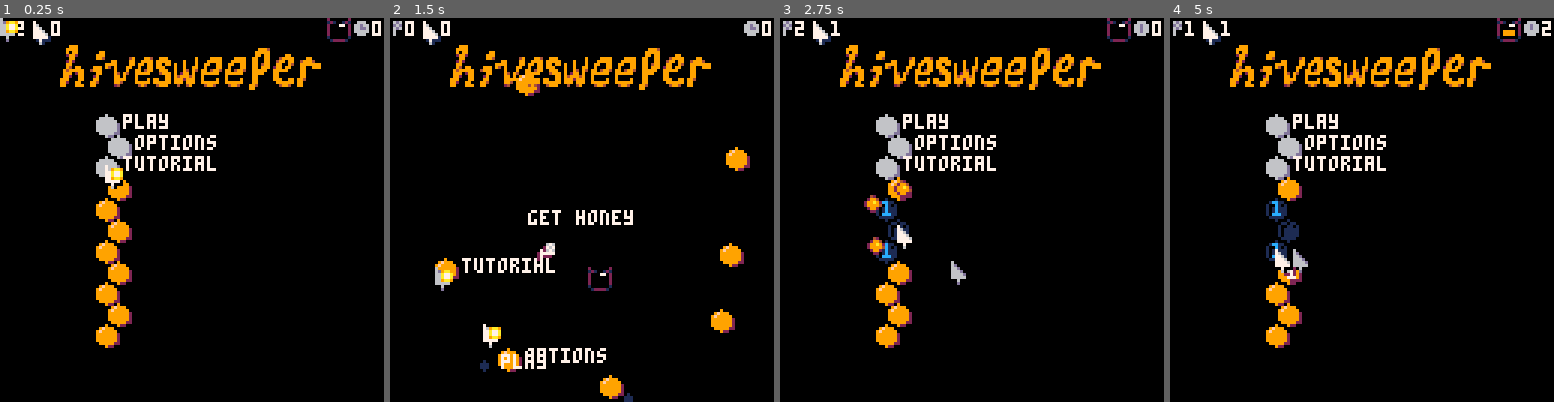
Above: before the commit, frames 1-4 (left to right).
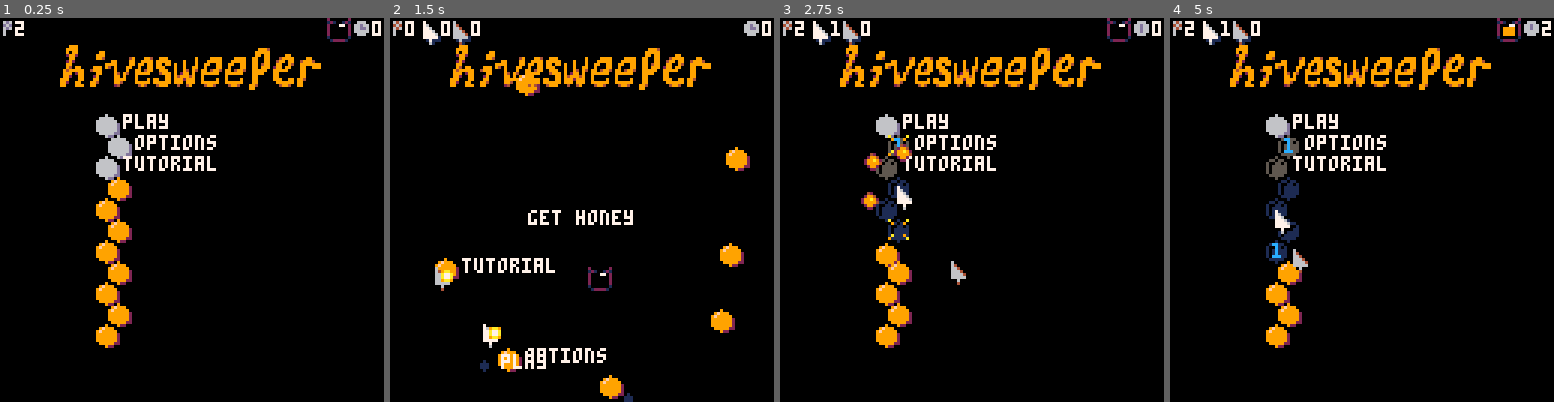
Above: after the commit, the same moments.

Repository: seaspaces27/hivesweeper-p8
Game: PICO-8 cartridge hivesweeper.p8
Two runs of this game, one before a commit and one after it. Both use one fixed random seed, a clock stepped at 60 frames per second and the inputs below.
Inputs (mouse positions are in pixels of both pictures, inside the frame that each line leads up to):
- Up to frame 1 (0.25 s): no input
- Up to frame 2 (1.5 s): tap X (X key) at 0.33, 1.07 s; click (670, 121) at 0.67 s; tap O (Z key) at 0.7 s; click (436, 267) at 1.22 s
- Up to frame 3 (2.75 s): hold Right 1.6-2.1 s; tap O (Z key) at 1.7, 2.1, 2.5 s; click (887, 114) at 1.77 s; tap X (X key) at 1.85 s; hold Up 2.15-2.42 s; click (952, 259) at 2.32 s; hold Right from 2.47 s (still down)
- Up to frame 4 (5 s): click (1404, 106) at 2.87 s; tap O (Z key) every 0.4 s from 2.9 to 4.9 s; tap X (X key) at 2.97, 4.08 s; release Right at 3.03 s; hold Left 3.08-3.58 s; click (1465, 256) at 3.42 s; hold Down 3.63-3.97 s; click (1231, 102) at 3.97 s; hold Right 4.02-4.68 s; click (1292, 248) at 4.52 s; hold Up from 4.73 s (still down)

The runs differ from the first frame. In frame 1, 0.7% of the frame differs, in the area x 0-33%, y 0-45%; in frame 2, 0.4%; in frame 3, 2.1%, in the area x 0-49%, y 0-70%; in frame 4, 1.7%.

Commit message:
refactored player code+, level system implemented, entities+

Diff:
--- a/hivesweeper.p8
+++ b/hivesweeper.p8
@@ -6,8 +6,9 @@
  poke(0x5f2d, 1) --mouse mode
  debug=false--true
  unopened=0 total_bees=0
+ level=1
  titlecards={}
- plrs={1,0,0,0,0,0,0,0}
+ plrs={0,0,0,0,0,0,0,0,0}
  ents={}
  init_menu()
 end
@@ -20,10 +21,13 @@
  menu.active=true
  menu.reset=function(s)
   s.mode="menu"
-		s.screen=0 s.offset=0
+		s.screen=0 s.offset=0 level=1
 	 s.active=true s:init()
  end
  menu.init=function(s)
+  for i,v in pairs(players)do
+   v.alive=true
+  end
   if s.screen==0 then
    s.tiles={"play","options","tutorial"}
    for p in all(players)do
@@ -33,15 +37,20 @@
   end
   if s.screen==1 then
    s.tiles={"mouse (classic)","regular"}
+   if(#players>0)players[1].id=3
   end
   --set_new_hive(function()new_hive(1,#menu.tiles+8,nil,
   --32,32)end,0)
-  new_hive(1,#menu.tiles+8,nil,
-  32,32)
-  for i=1,#menu.tiles do
-	  hives_screen_pos[i].act=i
-	 end
-	 if(#players>0)players[1].id=3
+  if level==1 then
+	  new_hive(1,#menu.tiles+8,nil,
+	  32,32)
+	  for i=1,#menu.tiles do
+		  hives_screen_pos[i].act=i
+		 end
+	 else
+	  new_lvl_menu()
+	  sfx(0)
+	 end
   --gamerunning=false
   --end_bits()
  end
@@ -97,9 +106,14 @@
  end
  menu:init()
  menu.call=function(s,id)
+  for i,v in pairs(players)do
+   v.alive=true
+  end
   if not id or (id and id>s.offset and id<=#s.tiles+s.offset)then
 	  s.mode=(id and s.tiles[id+s.offset])or s.mode
-	  if(s.mode=="play")then
+	  if(s.mode=="menu")then
+	   menu:init()
+	  elseif(s.mode=="play")then
 	  	menu.screen=1
 	  	menu:init()
 	  elseif(s.mode=="mouse (classic)")then
@@ -110,8 +124,7 @@
 	  elseif(s.mode=="regular")then
 	  	menu.active=false
 	   --new_hive(15,10)
-	   set_new_hive(function()new_hive(15,10)end,1)
-	   new_titlecard("regular")
+	   new_lvl_regular()
 	  elseif(s.mode=="tutorial")then
 	   s:tut()
 	  end
@@ -120,9 +133,18 @@
 	  end
 	 end
  end
+ menu.next=function(s)
+  --go to the next level
+  level+=1
+  s:call()
+ end
  menu.upd=function(s)
   if s.mode=="tutorial"then
    s:updtut()
+  end
+  --mouse join (player 9)
+  if stat(34)~=0then --any mouse clicj
+   if(plrs[9]==0)join_plr(8)
   end
   for p=0,8 do --join
    for b=0,6 do
@@ -136,27 +158,20 @@
      end
      print(b, b*5 + 10, p*7, p+1)
      if plrs[p+1]==0then
-      --input detected, plr join
-      plrs[p+1]=1
-      sfx(27,#players,
-      -2+#players*2,2)
-
-      local np=add_plr(p+1)
-      np.id=3+p
-      add(players,np)
+      join_plr(p)
      end
     end
    end
   end
  end
  menu.drw=function(s)
-  if s.mode~="tutorial"then
-  for i=1,#s.tiles do
-   local ox=9
-   local cell=hives_screen_pos[i]
-   print(s.tiles[i],
-   cell[1]+ox,cell[2],7)
-  end
+  if level==1 and s.mode~="tutorial"then
+	  for i=1,#s.tiles do
+	   local ox=9
+	   local cell=hives_screen_pos[i]
+	   print(s.tiles[i],
+	   cell[1]+ox,cell[2],7)
+	  end
   end
   //pal(1,0)
   palt(1,1)
@@ -165,14 +180,25 @@
  end
 end
 
+function join_plr(p)
+ local id=p+1
+ if(plrs[id]~=0)return
+ plrs[id]=1
+
+ local np=add_plr(id)
+ np.id,np.togo=3+p
+ if(id==9)np.mouse=true
+ add(players,np)
+ sfx(27,2,0,
+ #players*2)
+end
+
 function setchr(s,i,c)
  return sub(s,1,i-1)..c..sub(s,i+1)
 end
 num_cols={12,11,8,12,14,13,5}
 --cols={8,9,10,11,12,13,14,15,6,7}
 --cols_shade={4,2,9,3,5,5,4,4,13,6}
-cols={7,6,13,5}
-cols_shade={6,1,5,1}
 function part(id,x,y,t)
  pa={}pa.tag=nil pa.id=id or 0
  pa.x=x or 64 pa.y=y or 64
@@ -295,7 +321,7 @@
  players={}
  for i=1,ppl do
   local plr=add_plr(i)
-  players[i]=plr
+  --players[i]=plr
  end
 end
 function new_cell(i)i=i or #beehive+1
@@ -309,8 +335,16 @@
  local offset=0local y=flr(i/hive_wi)
  if(y%2==1)offset=.5
 	local x=((i+offset)%hive_wi)
-	add(hives_screen_pos,
-	{x_os+(x*8),y_os+(y*7)})
+
+	local pos={x_os+(x*8),y_os+(y*7)}
+	if menu.active then
+		while pos[2]>120 do
+			pos[2]-=120-32
+			pos[1]+=16
+		end
+	end
+
+	add(hives_screen_pos,pos)
 end
 function new_hive(wi,hi,bees,x,y)
  honeyjar:init()
@@ -405,57 +439,17 @@
   end
  end
 
- for i=1,#players do
-  local plr=players[i]
-  if #titlecards==0 and not transition.active then
-  	plr:upd()
-  else
-   plr:move()
-  end
- end
  --validate plr movements
- for i=1,#players do
-  local plr=players[i]
-  --if player moved
-  plr.togo=plr.togo or plr.id
-  if plr.togo~=plr.id then
-   --todo:add a bounds check
-   if plr.togo<1 and plr.togo>(hexs) then
-    --plr.togo=plr.id
-   end
-   for j=1,#players do
-    --if both plrs going to same spot
-    local oplr=players[j]
-    if i~=j and oplr.togo==plr.togo then
-     --cancel both movements
-     oplr.togo=oplr.id
-     plr.togo=plr.id
-    end
-   end
-  end
- end
- --last pass, apply verified moves
- local move_sfx=false
- for i=1,#players do
-  plr=players[i]
-  if(plr.id~=plr.togo)then
-   move_sfx=true
-   plr.id=plr.togo
-   check_powerups(plr)
-  end
- end
- if(move_sfx and #players<=2)print(default_tile..rnd(footsteps))
-
- --hive interaction
- --selecting=nil
- --if selecting then
-  --hives_screen_pos[selecting].pressing=nil
- --end
+ validate_moves(ents)
+ --if(move_sfx and #players<=2)print(default_tile..rnd(footsteps))
+
  if #titlecards==0 then
  if a_released and selecting then
   --perform_act(selecting)
   release_cell(selecting,nil)
  end
+
+ --[[
  for i=1,#hives_screen_pos do
   local cell=hives_screen_pos[i]
   --local mx=plr.x local my=plr.y
@@ -499,6 +493,7 @@
    break --dont want to select multiple at once
   end
  end
+ ]]--
  end
  --update flags
  for i=#flags,1,-1 do
@@ -522,13 +517,11 @@
 
  --update cells in reveal que
  if #reveal_que>=0 then
-	 for i=1,#reveal_que do--#reveal_que,1,-1 do
-	  local check=reveal_que[i]
+	 for i,check in pairs(reveal_que)do--#reveal_que,1,-1 do
 	  if(check)then
 	   check:upd()
 	   if check.t==0 or check.done then
 	    check:set()
-	    //del(reveal_que,reveal_que[i])
 	   end
 	  end
 	 end
@@ -564,6 +557,7 @@
   if cell.act then
    if(cell.act=="back")id=49
    if(cell.act=="again")id=50
+   if(cell.act=="next")id=51
    pal(1,5)
    pal(9,6)pal(2,13)pal(15,6)
   end
@@ -616,12 +610,6 @@
  ui_draw()
  --draw mouse
  pal(1,0)
- local id=17
- if(mheld)id=18
- spr(id,mx,my)
- if first_call==true then
-  spr(33,mx,my)
- end
  for i=1,#players do
   local plr=players[i]
   plr:drw()
@@ -668,18 +656,20 @@
 	   end
    end
    revealed[s.id]=true
-	  s.done=true sfx(2)
-	  if not mines[s.id]then
+	  s.done=true sfx(2,0,0,4)
+	  if not mines[s.id] or
+	  s.id>hexs then
 	   honeyblob(s.id) unopened-=1
 	  end
+	  local lost=mines[s.id]
 	  if gamerunning then
-	   local lost=mines[s.id]
 	   if lost and (plr and plr.powerups["bubble"])then
 	    lost=false
-	    plr.powerups["bubble"]=0
+	    --plr:die()
 	   end
-	   winlose(lost)
+	   winlose(lost,plr)
 	  end
+	  if(lost)add_bee(s.id)
   end
 	 hives_screen_pos[s.id].pressing=nil
 	 del(reveal_que,s)
@@ -793,9 +783,10 @@
  end
 end
 
-function winlose(gameover)
+function winlose(gameover,plr)
  if gameover then--unopened<(total_bees or 0) then
   --lost
+  if(plr)plr:die()
  	sfx(3) gamerunning=false
   local offset=0
   shake_cells(1,2)
@@ -816,13 +807,13 @@
  end
  if not gamerunning then
  	--menu.active=true
- 	end_bits()
+ 	end_bits(gameover)
  	timer_end()
  end
 end
-function end_bits()
-	new_cell().act="back"
-	new_cell().act="again"
+function end_bits(gameover)
+	new_cell().act=gameover and "back"or"next"
+	if(gameover)new_cell().act="again"
 end
 
 function neighbours(id,range,outer)
@@ -848,7 +839,9 @@
  return(hives_screen_pos[id].pressing or hives_screen_pos[id].temp_press)and 1 or 0
 end
 
+dirs={"tl","tr","r","br","bl","l"}
 function transpose(id,os)
+ if(id==nil)return
  local mod_x=id%hive_wi
 	--odd row or not
 	local y_=ceil(id/hive_wi)
@@ -948,12 +941,14 @@
 end
 
 function perform_act(id)
- local cell=hives_screen_pos[id]
+ local cell=get_cell(id)
  if cell.act=="back"then
   menu:reset()--menu.call(menu,i)
  elseif cell.act=="again"then
   --menu:init()--menu.call(menu,i)
   menu.call(menu)
+ elseif cell.act=="next"then
+  menu.next(menu)
  elseif tonum(cell.act)then
   menu.call(menu,tonum(cell.act))
  end
@@ -961,10 +956,16 @@
 
 function new_titlecard(title,t,sf)
  cs={}cs.t=t or 90cs.title=title or "h"
- sfx(-1)
- if(sf==nil)then sfx(15,-1,0,16)
- else sfx(sf)end
+ cs.init=false
+
  cs.upd=function(s)
+  if not s.init then
+   if(#titlecards==0)sfx(-1)
+   if(sf==nil)then sfx(15,3,0,16)
+   else sfx(sf)end
+   s.init=true
+  end
+
   s.t-=1
   if s.t<=0 then
    if(s.sf~=nil)sfx(4)
@@ -978,6 +979,10 @@
  end
  add(titlecards,cs)
  return cs
+end
+
+function get_cell(id)
+ return hives_screen_pos[id] or {}
 end
 
 honeyjar={}
@@ -1131,10 +1136,10 @@
 	  local dist=sqrt(dx+dy)
 	  local a=atan2(dx,dy)
 
-	  local amt=((dist/64)+a)*.1
-	  v[1]=lerp(v[1],s.screenpos[i][1]
+	  local amt=.1+((dist/64)+a)*.1
+	  v[1]=lerp(v[1],target[1]
 	  ,amt)
-	  v[2]=lerp(v[2],s.screenpos[i][2]
+	  v[2]=lerp(v[2],target[2]
 	  ,amt)
 	 end
 	 if s.t>=40 then
@@ -1178,10 +1183,8 @@
 
 --mouse_icon="\^:0103070305000000"
 --flag_icon="\^:0707070404000000"
-clock_icon="\^:0e151d110e000000"
-function header()
-
-end
+--clock_icon="\^:0e151d110e000000"
+--function header()end
 function ui_draw()color(7)
  str=#flags
  str=all_bees
@@ -1222,16 +1225,18 @@
 end
 -->8
 --player code
-//?"\ai0x5"g1
-default_tile="\ai0x5"
-footsteps={"g1","d1","a1","e1"}
+cols={7,10,11,12,13,14,15,8,
+6, 9,4,5,3,2,1,0}
+cols_shade={6,4,3,5,5,4,4,5,
+4, 3,5,1,1,1,0,5}
 
 function add_plr(i)
 	local plr=add_obj(1) plr.class="plr"
-	plr.x=64 plr.y=64
+	plr.x=64 plr.y=64 plr.alive=true
 	plr.pl=i-1plr.c=i
 	plr.first_call=true
 	plr.cooldown=0
+	plr.mouse=false
 	plr.side=ceil(rnd(1))==1 and true
 	plr.hin=0plr.vin=0
 	plr.prev_hin=plr.hin
@@ -1241,8 +1246,9 @@
 	plr.pressing=nil
 	plr.togo=plr.id
 	plr.prev_a=0
+	plr.prev_b=0
 	plr.powerups["noflag"]=-1
-	plr.clicks=0
+	plr.clicks=0 plr.wt=0
 	plr.upd=function(s)
 	 --get controls
 	 if not s.no_inp then
@@ -1253,73 +1259,84 @@
 		 s.prev_hin=s.hin
 		 s.prev_vin=s.vin
 		 plr.prev_a=s.a
+		 plr.prev_b=s.b
 
 		 s.ap=btnp(🅾️,s.pl)and not s.prev_a s.bp=btnp(❎,s.pl)
 		 s.a=btn(🅾️,s.pl)s.b=btn(❎,s.pl)
-		 if s.ap then
-		  sfx(14)
-		 end
-	 end
-	 local a_released=(s.prev_a and not s.a)
+	 end
+	 if s.mouse then
+	  s.a=stat(34)==1or stat(34)==4
+	  s.ap=s.a and not s.prev_a
+	  s.b=stat(34)==2
+	  s.bp=s.b and not s.prev_b
+	  if(s.a)s.pressing=s.id
+	  local atcell=false
+	  local mx=stat(32)local my=stat(33)
+	  for i,v in pairs(hives_screen_pos)do
+		  if(mx>=v[1] and mx<v[1]+8
+		  and my>=v[2] and my<v[2]+8)then
+  	  if s.a and s.pressing~=i then
+  	   get_cell(s.pressing).pressing=nil
+  	   get_cell(i).pressing=true
+  	   s.pressing=i
+  	  end
+  	  s.id=i
+  	  s.togo=i atcell=true break
+  	 end
+  	end
+  	if not atcell then
+ 	  s.id=nil s.togo=nil
+ 	  get_cell(s.pressing).pressing=nil
+ 	 end
+	 end
+
+	 if(s.ap)sfx(14,1)
+
+	 local a_released=s.prev_a and not s.a
 	 if a_released then
-	  if s.pressing then
-	   hives_screen_pos[s.id].pressing=false
+	  if s.pressing~=nil then
+	   if(s.id)hives_screen_pos[s.id].pressing=false
 	   s.pressing=nil
 	  end
 	 end
-	 if s.cooldown==0then --move speed
+
+	 if s.hin==0 and s.vin==0 then
+	 	s.wt=s.wt>0 and s.wt-1 or 0
+	 elseif s.wt<8then
+	  s.wt+=1
+	 end
+	 if s.cooldown==0 and not s.mouse then --move speed
 	  --local cl=8
 	 	local adj=neighbours(s.id)
-	 	if s.hin==1then s.side=true
-	 	elseif s.hin==-1then s.side=false end
-	 	if s.vin==1then --down
-	 	 s.togo=transpose(s.id,
-		 	 (s.hin==1and "br")or
-		 	 (s.hin==-1and "bl")or
-		 	 (s.hin==0and
-		 	  (s.side and "br"or"bl")
-		 	  --(s.last_hin==1and "br")or
-		 	  --(s.last_hin==-1and "bl")
-		 	))
-		 	if(s.hin==0)s.side=not s.side
-		 	--go to empty space
-		 	if transpose(s.id,"br")==nil then
-		 	 s.togo=transpose(s.id,"bl")
-		 	end
-		 	if transpose(s.id,"bl")==nil then
-		 	 s.togo=transpose(s.id,"br")
-		 	end
-		 	--s.cooldown=(s.togo~=s.id)and cl or s.cooldown
+
+	 	local dir=(
+	 	s.vin==1 and(--down
+	 	 (s.hin==1and "br")or
+	 	 (s.hin==-1and "bl")or
+	 	 (s.hin==0and "d"))or
+	 	s.vin==-1 and(--up
+		 	(s.hin==1and "tr")or
+			 (s.hin==-1and "tl")or
+			 (s.hin==0and "u"))or
+	 	s.vin==0 and
+	 	 (s.hin==1and "r")or
+	 	 (s.hin==-1and "l")
+	 	)or ""
+
+	 	if s.vin==0 then
+		 	if(s.hin==1)s.side=true
+		 	if(s.hin==-1)s.side=false
 	 	end
-	 	if s.vin==-1 then --up
-	 	 s.togo=transpose(s.id,
-		 	 (s.hin==1and "tr")or
-		 	 (s.hin==-1and "tl")or
-		 	 (s.hin==0and
-		 	  (s.side and "tr"or"tl")
-		 	))
-		 	if(s.hin==0)s.side=not s.side
-		 	--go to empty space
-		 	if transpose(s.id,"tr")==nil then
-		 	 s.togo=transpose(s.id,"tl")
-		 	end
-		 	if transpose(s.id,"tl")==nil then
-		 	 s.togo=transpose(s.id,"tr")
-		 	end
-		 	--s.cooldown=(s.togo~=s.id)and cl or s.cooldown
+
+	 	if s.wt>3 then--wait to confirm any diagonals
+	 		move_ent(s,dir)
 	 	end
-	 	if s.vin==0then--left right
-	 	 s.togo=transpose(s.id,
-	 	  (s.hin==1and "r")or
-	 	  (s.hin==-1and"l")
-	 	 )
-	 	 --s.cooldown=(s.togo~=s.id)and cl or s.cooldown
-	 	end
+
 		else
 		 if(s.cooldown>=1)s.cooldown-=1
 		end
 		--set cell to pressed
-		if s.ap then
+		if s.ap and s.id then
 		 hives_screen_pos[s.id].pressing=true
 		 s.pressing=s.id
 		end
@@ -1331,61 +1348,78 @@
 		  end
 		 end
 		 --s.pressing=nil
-		 if s.pressing then
-		  hives_screen_pos[s.pressing].pressing=nil
-		  s.pressing=s.togo
-		  if hives_screen_pos[s.togo]then
-		   hives_screen_pos[s.togo].pressing=true
-		  end
+		 if s.pressing and hives_screen_pos[s.togo]then
+	   hives_screen_pos[s.id].pressing=nil
+	   s.pressing=s.togo
+	   hives_screen_pos[s.togo].pressing=true
 		 end
 		 s.cooldown=(s.togo~=s.id)and cl or s.cooldown
 		end
 
 		--interactions
-		if(a_released) and revealed[s.id]==false and flagfield[s.id]==nil then
-		 open_cell(s.id,s) s.clicks+=1
-
-		 if s.powerups["broom"]then
-			 s.powerups["broom"]-=1
-		  print("\ai6c1")
-		  if(s.powerups["broom"]==0)then
-		   s.powerups["broom"]=nil
-		   sp_part(28,s.x,s.y,
-		   .3,-1,false,60)
+		if s.alive then
+			if(a_released) and revealed[s.id]==false and flagfield[s.id]==nil then
+			 open_cell(s.id,s) s.clicks+=1
+
+			 if s.powerups["broom"]then
+				 s.powerups["broom"]-=1
+			  print("\ai6c1")
+			  if(s.powerups["broom"]==0)then
+			   s.powerups["broom"]=nil
+			   sp_part(28,s.x,s.y,
+			   .3,-1,false,60)
+			  end
 		  end
-	  end
-
-		 if s.powerups["noflag"]then
-			 if s.powerups["noflag"]>0then
-			  s.powerups["noflag"]-=1
+
+			 if s.powerups["noflag"]then
+				 if s.powerups["noflag"]>0then
+				  s.powerups["noflag"]-=1
+				 end
 			 end
+		 elseif (s.a or a_released)and revealed[s.id]==true then--activate neighbours if flags-bee is met
+			 chord_cell(s.id,a_released,s)
+
+			 if a_released then
+			  if s.powerups["broom"]then
+					 s.powerups["broom"]-=1
+				  print("\ai6c1")
+				  if(s.powerups["broom"]==0)then
+				   s.powerups["broom"]=nil
+				   sp_part(28,s.x,s.y,
+				   .3,-1,false,60)
+				  end
+			  end
+			  if s.powerups["pot"]then
+			   print("\ai1c3e2e1")
+			   s.powerups["pot"]-=1
+			   --shockwave(id)
+			   if(s.powerups["pot"]==0)then
+				   s.powerups["pot"]=nil
+				   sp_part(28,s.x,s.y,
+				   .3,-1,false,60)
+				  end
+			  end
+		  end
+
+			elseif s.bp and revealed[s.id]==false then
+			 flag_cell(s.id,s.pl)
+			 if s.powerups["noflag"]then
+			  s.powerups["noflag"]=8
+			 end
+			end
+
+			if a_released then
+			 if s.pressing then
+			  get_cell(s.pressing).pressing=nil
+			  s.pressing=nil
+			 end
+		  --s.pressing=nil
+		  --hives_screen_pos[s.id].pressing=nil
 		 end
-	 elseif (s.a or a_released)and revealed[s.id]==true then--activate neighbours if flags-bee is met
-		 chord_cell(s.id,a_released,s)
-
-		 if a_released and s.powerups["broom"]then
-			 s.powerups["broom"]-=1
-		  print("\ai6c1")
-		  if(s.powerups["broom"]==0)then
-		   s.powerups["broom"]=nil
-		   sp_part(28,s.x,s.y,
-		   .3,-1,false,60)
-		  end
-	  end
-
-		elseif s.bp and revealed[s.id]==false then
-		 flag_cell(s.id,s.pl)
-		 if s.powerups["noflag"]then
-		  s.powerups["noflag"]=8
-		 end
-		end
-
-		if a_released then
-		 perform_act(s.id)
-	  s.pressing=nil
-	  hives_screen_pos[s.id].pressing=nil
-	 end
-
+	 end
+	 if a_released then--special buttons should still work when dead
+	  perform_act(s.id)
+	 end
 		--update last non-zero horizontal input
 	 s.last_hin=s.hin~=0and s.hin or s.last_hin
 		s.prev_a=s.a
@@ -1393,15 +1427,25 @@
 	end
 	plr.move=function(s)
 	 s.id=min(s.id,#hives_screen_pos)
-		local cell=hives_screen_pos[s.id]
-		s.x+=((cell[1]+3)-s.x)*.35 //.4
-		s.y+=((cell[2]+3)-s.y)*.35 //.7
+		if not s.mouse then
+			local cell=hives_screen_pos[s.id]
+			s.x+=((cell[1]+3)-s.x)*.35 //.4
+			s.y+=((cell[2]+3)-s.y)*.35 //.7
+		else
+		 s.x=stat(32) s.y=stat(33)
+		end
 	end
 	plr.drw=function(s)
 	 pal(6,cols[s.c])
 	 pal(13,cols_shade[s.c])
 	 local id=17
-	 if(s.pressing~=nil)id=18
+	 --if(s.pressing~=nil)id=18
+	 if(s.a)id=18
+	 id=s.alive and id or id+2
+	 if s.mouse==true then
+	  --ghost at actual mouse postiion
+	  spr(id+(s.alive and 2 or 0),stat(32),stat(33))
+	 end
 	 spr(id,s.x,s.y)
 	 color(cols[s.c])
 	 if s.first_call==true or first_call then
@@ -1410,54 +1454,55 @@
 	 drw_powerups(s)
 	 //print("\#2"..s.id.." "..s.cooldown)
 	 //print("\#2"..s.hin.." "..s.vin)
-	end
+	end----[[
 	plr.die=function(s)
 	 if s.powerups["bubble"]then
    s.powerups["bubble"]=nil
    sfx(6,-1,3,2)
    return
   end
-	 winlose(true)
-	end
+	 s.alive=false
+	end--]]--
 	return plr
 end
 -->8
 --objects
 
-function check_powerups(e)
-	for p in all(ents)do
-	 if p.class=="powerup"then
-	  if p.id==e.id then
-	   --is occupying a powerup
-	   get_powerup(e,p.name)
-	   p:got(e)
-	   del(ents,p)
-	  end
-	 end
+function check_ents(s,class)
+	for e in all(ents)do
+  if e~=s and e.id==s.id
+  and(e.class==class or class==nil)then
+   --is occupying an entity
+   return e
+  end
 	end
 end
-function check_enemies(e)
- local found=false
-	for en in all(ents)do
-	 if en~=e and en.class=="enemy"then
-	  if en.id==e.id then
-	   en:die() found=true
-	  end
-	 end
+
+function check_powerups(s)
+ local e=check_ents(s,"powerup")
+ if e then
+  get_powerup(s,e.name)
+	 e:got(s)
 	end
-	return found
-end
-function check_players(e)
- local found=false
-	for p in all(players)do
-	 if p~=e then
-	  if p.id==e.id then
-	   p:die() found=true
-	  end
-	 end
-	end
-	return found
-end
+end
+
+function check_enemies(s)
+ local e=check_ents(s,"enemy")
+ if e then
+  if s.name=="bee" and e.name=="bee"then
+   s.togo=s.prev_id
+   --e.togo=nil
+   return
+  end
+ 	e:die()
+ end
+end
+
+function check_players(s)
+ local e=check_ents(s,"plr")
+ if e then e:die()end
+end
+
 
 function get_powerup(e,name)
  //e.powerups[name]=true
@@ -1467,7 +1512,11 @@
  if name=="broom"then
   e.powerups["broom"]=6
  end
-end
+ if name=="pot"then
+  e.powerups["pot"]=6
+ end
+end
+
 function drw_powerups(e)
  if e.powerups["bubble"]~=nil then
   spr(27,e.x-2,e.y)
@@ -1475,6 +1524,13 @@
  if e.powerups["broom"]~=nil then
   spr(28,e.x,e.y+2,1,1,
   e.powerups["broom"]%2==0 and true or false)
+ end
+ if e.powerups["pot"]~=nil then
+  local oy=0
+  if e.class=="player"then
+   oy=3
+  end
+  spr(29,e.x,e.y+oy)
  end
 end
 
@@ -1486,6 +1542,7 @@
  end
  e.t=0 e.powerups={}
  e.move=function(s)
+  if(s.id>hexs)s:die()return
   if s.id then
 	  local cell=hives_screen_pos[s.id]
 	  s.x=lerp(s.x,cell[1],.35)
@@ -1495,8 +1552,7 @@
  e.die=function(s)
   if s.powerups then
    if s.powerups["bubble"]then
-    s.powerups["bubble"]=nil
-    sfx(6,-1,3,2)
+    end_powerup("bubble",s.powerups)
     return
    end
   end
@@ -1522,17 +1578,29 @@
     end
    end
   end
-  if(s.class~="plr")del(ents,e)
- end
+  if s.class~="plr"then
+   del(ents,e)
+		else
+		 winlose(true)
+		end
+ end
+ add(ents,e)
  return e
+end
+
+function end_powerup(pup,pups,cla)
+ pups[pup]=nil
+ if(pup=="bubble")sfx(6,-1,3,2)
+ --pup
 end
 
 function add_powerup(id,name)
  local e=add_obj(id)
  e.class="powerup" e.name=name
  e.got=function(s)
- end
- add(ents,e)
+  sfx(5)
+  s:die()
+ end
  return e
 end
 
@@ -1544,10 +1612,6 @@
  e.drw=function(s)
   spr(27,s.x,s.y+sin(s.t/90))
  end
- e.got=function(s)
-  sfx(5)
-  s:die()
- end
  return e
 end
 
@@ -1559,11 +1623,17 @@
  e.drw=function(s)
   spr(28,s.x,s.y+sin(s.t/90))
  end
- e.got=function(s)
-  sfx(5)
-  s:die()
- end
  return e
+end
+
+function add_pot(id)
+ local e=add_powerup(id,"pot")
+ e.upd=function(s)
+  e.t+=1
+ end
+ e.drw=function(s)
+  spr(29,s.x,s.y+sin(s.t/90))
+ end
 end
 
 function add_hopper(id)
@@ -1624,8 +1694,173 @@
   pal()
   drw_powerups(s)
  end
- add(ents,e)
  return e
+end
+
+function add_beetle(id)
+ local e=add_obj(id)e.prev_id=id
+ e.dir_offset=rnd({-1,1})
+ e.class="enemy"e.name="beetle"
+ e.dir_i=flr(rnd(6))
+ e.t=10+rnd(60)
+ e.ct=10+rnd(10)
+ e.sp=58
+ e.upd=function(s)
+  s:move()
+  s.t-=1 --timer
+  if s.t<=0then
+   s.t=s.ct
+   --move forward
+   s.togo=transpose(s.id,dirs[1+s.dir_i])
+	  --if same spot or invalid spot
+	  if s.togo==s.id or s.togo==nil then
+	   --turn around
+	   s.dir_i=(s.dir_offset+s.dir_i)%6
+	   s.togo=s.id
+
+	  end
+	  s.y-=1
+		 --s.id=s.togo
+		 check_powerups(s)
+		 check_enemies(s)
+	 end
+ end
+ e.drw=function(s)
+  local oy=is_pressed(s.id)
+  pal(1,0)pal(5,1)
+  spr(s.sp,
+  s.x,s.y+oy,1,1,
+  ((s.dir_i+2) % 6<3)and true)
+  pal()
+  drw_powerups(s)
+  --print(s.dir_i,s.x,s.y,7)
+  --print(s.id.." "..(s.togo or " "))
+ end
+ return e
+end
+
+function add_bee(id)
+ local e=add_obj(id)
+ e.dir_offset=rnd({-2,2})
+ e.class="enemy"e.name="bee"
+ e.dir_i=flr(rnd(6))
+ e.t=10+rnd(60)
+ e.ct=10+flr(rnd(10))
+ e.sp=8 e.flutter=false
+ e.upd=function(s)
+  s:move()
+  s.t-=1 --timer
+  if(s.t%8==0)s.flutter=not s.flutter
+  if s.t<=0then
+   s.t=s.ct
+   --move forward
+   s.togo=transpose(s.id,dirs[1+s.dir_i])
+	  --if same spot or invalid spot
+	  if s.togo==s.id or s.togo==nil then
+	   --turn around
+	   s.dir_i=(s.dir_offset+s.dir_i)%6
+	   s.togo=s.id
+	   sfx(2,0,8,16)
+	  end
+	  s.y-=1
+		 check_powerups(s)
+		 check_enemies(s)
+		 s.prev_id=s.id
+		 s.id=s.togo or s.id
+	 end
+ end
+ e.drw=function(s)
+  local oy=is_pressed(s.id)
+  pal(1,0)pal(5,1)
+  spr(s.sp+tonum(s.flutter),
+  s.x,s.y+oy,1,1,
+  ((s.dir_i+2) % 6<3)and true)
+  pal()
+  drw_powerups(s)
+  --print(s.dir_i,s.x,s.y,7)
+  --print(s.id.." "..(s.togo or " "))
+ end
+ return e
+end
+-->8
+function validate_moves(ents)
+ for i,plr in pairs(players)do
+  --if player moved
+  plr.togo=plr.togo or plr.id
+  if plr.togo~=plr.id then
+   --todo:add a bounds check
+   if plr.togo<1 and plr.togo>(hexs) then
+    --plr.togo=plr.id
+   end
+   for j,oplr in pairs(players)do
+    --if both plrs going to same spot
+    local oplr=players[j]
+    if i~=j and oplr.togo==plr.togo then
+     --cancel both movements
+     oplr.togo=oplr.id
+     plr.togo=plr.id
+    end
+   end
+  end
+ end
+ --last pass, apply verified moves
+ local move_sfx=false
+ for i,plr in pairs(players)do
+  if(plr.id~=plr.togo)then
+   move_sfx=true
+   plr.id=plr.togo
+   check_powerups(plr)
+  end
+ end
+ if(move_sfx)sfx(8,0,flr(rnd(4)),1)
+end
+
+function move_ent(e,dir)
+ if dir=="u"then
+  dir=(e.side and "tr"or"tl")
+  e.side=not e.side
+ elseif dir=="d"then
+  dir=(e.side and "br"or"bl")
+  e.side=not e.side
+ end
+ --if its diagonal
+ if(#dir==2)then
+  if transpose(e.id,dir)==nil then
+   e.togo=transpose(e.id,flip_dirs_h(dir))
+  end
+ end
+
+ e.togo=transpose(e.id,dir)
+end
+
+function flip_dirs_h(dir)
+ return (dir=="tl"and"tr")
+ or dir=="tr"and"tl"
+ or dir=="bl"and"br"
+ or dir=="br"and"bl"
+end
+-->8
+menu_lvls={5,8,13,21,34,55,89,144,233,377}
+function new_lvl_menu()
+ set_new_hive(function()
+  new_hive(1,menu_lvls[level],nil,
+	 32,32)
+	 new_titlecard("level "..level,40,0)
+	end)
+end
+
+regular_lvls={
+function()new_hive(5,5)end,
+function()new_hive(8,8)end,
+function()new_hive(9,5)end,
+function()new_hive(12,9)end,
+function()new_hive(15,10)end,
+}
+function new_lvl_regular()
+ set_new_hive(
+ regular_lvls[level],1)
+ if(level==1)new_titlecard("regular",90)
+	new_titlecard("level "..level,40,0)
 end
 
 
Not shown, changed: 32 lines of the sprite sheet (__gfx__) section of hivesweeper.p8
Not shown, changed: the sound effects (__sfx__) section of hivesweeper.p8
